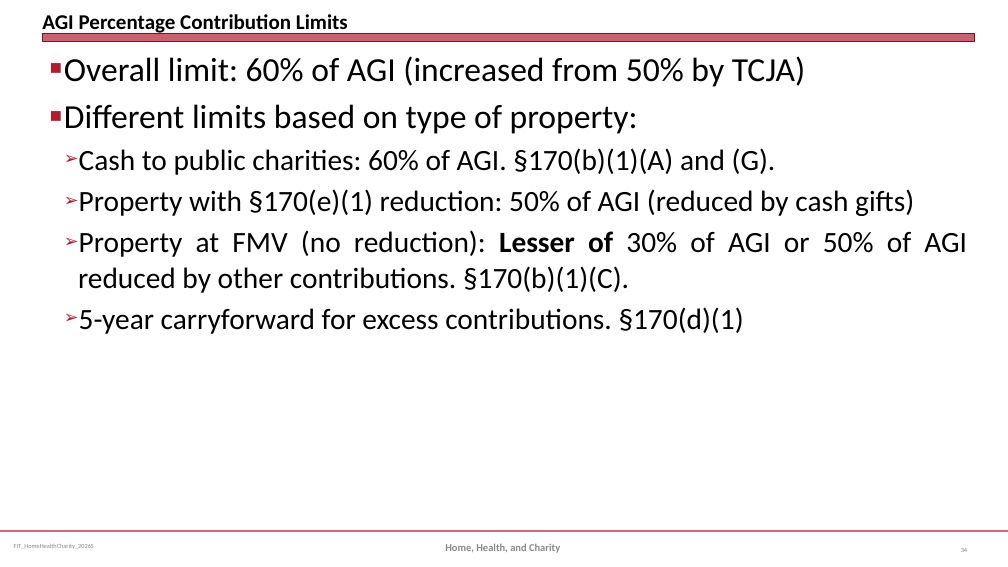
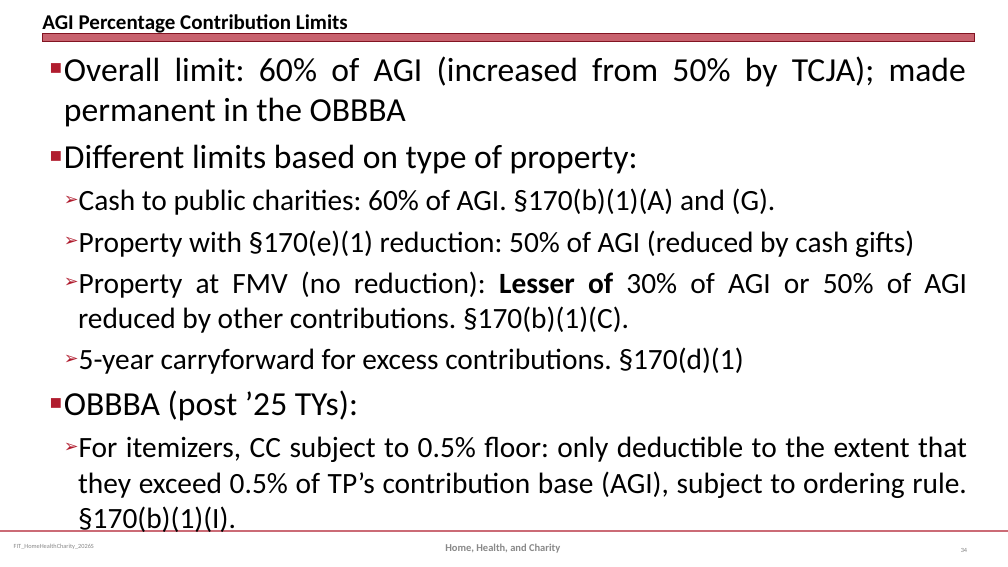
Before and after one commit to jmc877/Fed-Income-Tax, a slide deck: slide 34 of slides/FIT_HomeHealthCharity_2026S.pptx. Drawn at 1008x567 pixels with LibreOffice and Linux fonts; fonts in the diff are those of the drawing. Boxes give left, top, right and bottom in pixels: in the first picture for what was removed or moved away, otherwise in the second. Text is boxed around its words. In the diff, an @@ line names an element or a change of style, - is before the commit and + after.

```diff
--- a/slides/FIT_HomeHealthCharity_2026S.pptx
+++ b/slides/FIT_HomeHealthCharity_2026S.pptx
@@ text at box(64, 56, 966, 127): text changed @@
-■ Overall limit: 60% of AGI (increased from 50% by TCJA)
+■ Overall limit: 60% of AGI (increased from 50% by TCJA); made permanent in the OBBBA
@@ text at box(64, 390, 967, 532): paragraphs added @@
+■ OBBBA (post ’25 TYs):
+  ➢ For itemizers, CC subject to 0.5% floor: only deductible to the extent that they exceed 0.5% of TP’s contribution base (AGI), subject to ordering rule. §170(b)(1)(I).
```
Also in this commit, not shown: 5 other slides changed, 2 other files.
